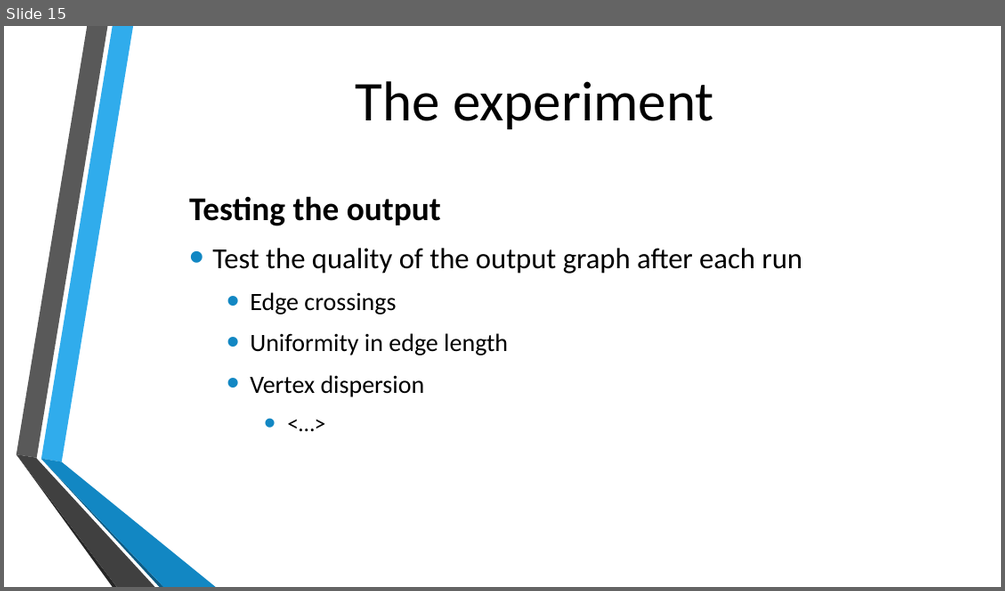
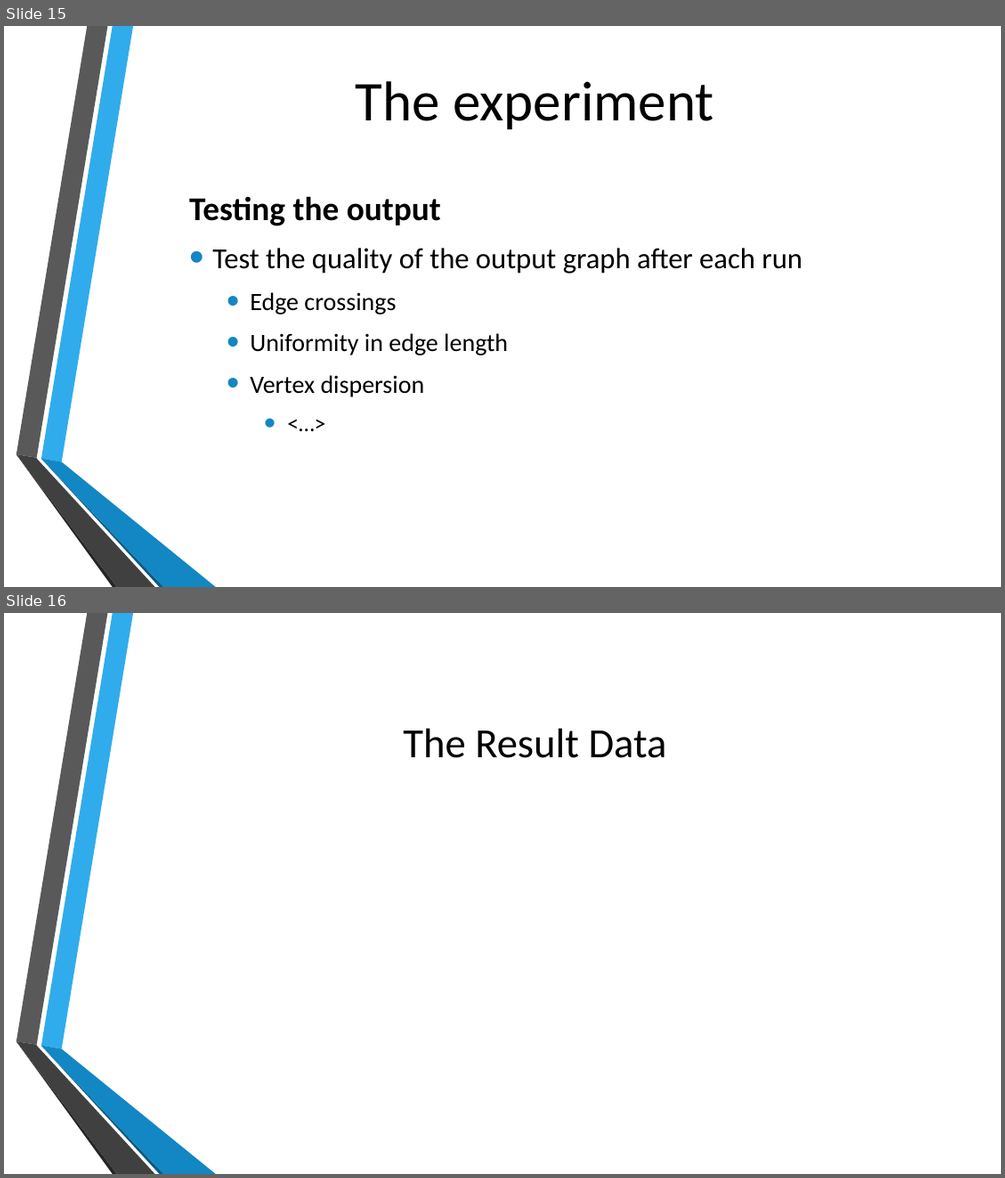
Before and after one commit to michielvh1995/OMI, a slide deck: Presentatie/Onderzoek eindpresentatie.pptx. Shown one above the other, each under a label of ours: slide 15 before the commit, slides 15 and 16 after it. The pictures are 1005x591 and 1005x1178 pixels, drawn with LibreOffice and Linux fonts; fonts in the diff are those of the drawing; background and template pictures are left out. Boxes give left, top, right and bottom in pixels: in the first picture for what was removed or moved away, otherwise in the second. Text is boxed around its words. In the diff, an @@ line names an element or a change of style, - is before the commit and + after.

```diff
--- a/Presentatie/Onderzoek eindpresentatie.pptx
+++ b/Presentatie/Onderzoek eindpresentatie.pptx
@@ slide 16 added at bbox=[4, 613, 1001, 1174], background picture (left out); not listed: 6 template elements that a slide beside it also shows @@
@@ title added at bbox=[403, 728, 667, 758], 40 pt, text #000000 @@
+The Result Data
```
Also in this commit, not shown: 1 slide changed, 2 other slides added.
